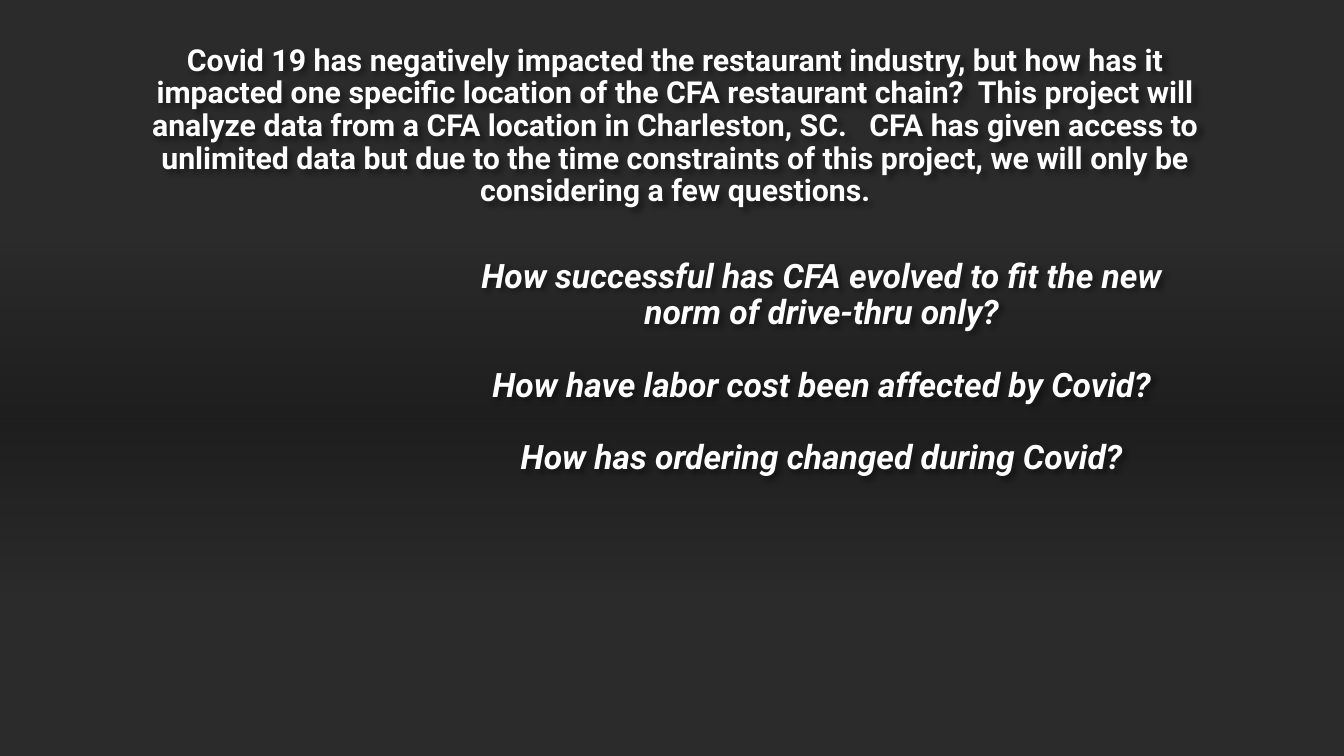
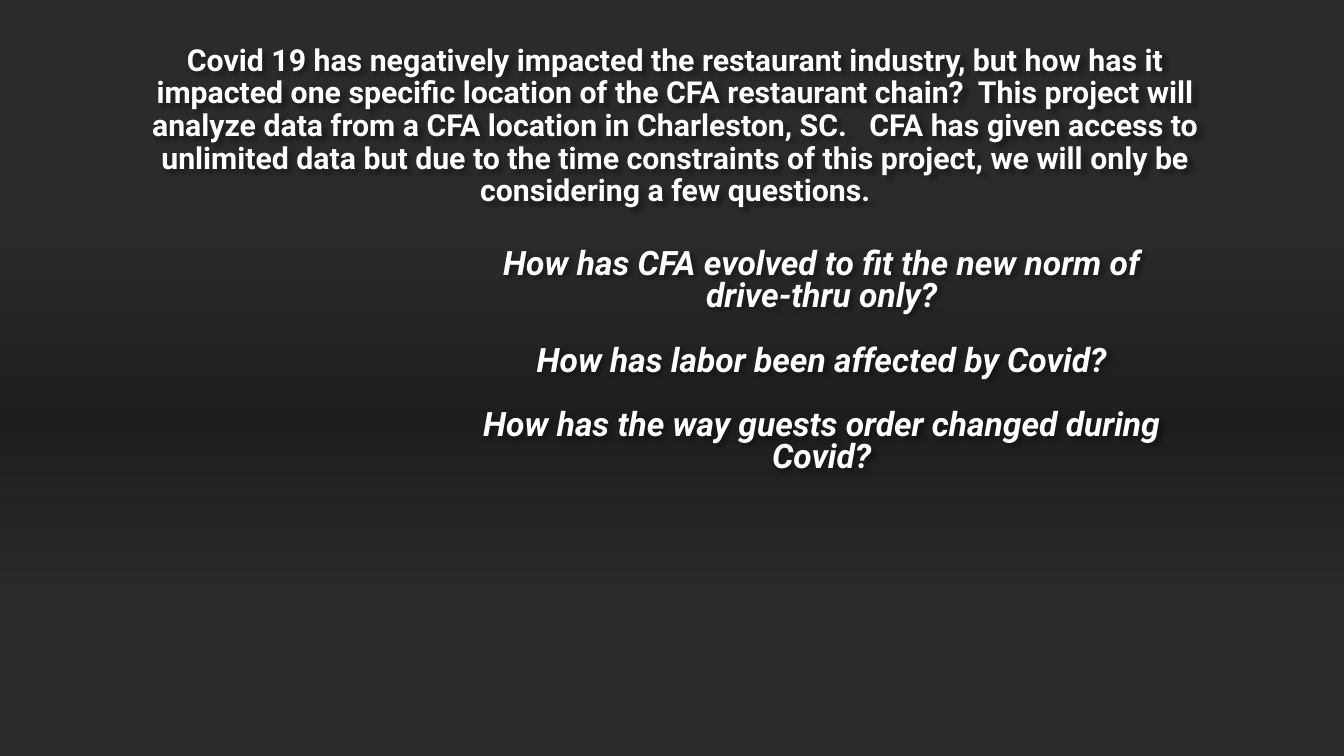
Before and after one commit to East-Coast-Collaboration/Final-Project, a slide deck: slide 4 of Presentation.pptx. Drawn at 1344x756 pixels with LibreOffice and Linux fonts; fonts in the diff are those of the drawing; background and template pictures are left out; a plain dark background stands for a picture behind light text. Boxes give left, top, right and bottom in pixels: in the first picture for what was removed or moved away, otherwise in the second. Text is boxed around its words. In the diff, an @@ line names an element or a change of style, - is before the commit and + after.

Commit message:
Been working a lot this morning on presentation and code
will update you

```diff
--- a/Presentation.pptx
+++ b/Presentation.pptx
@@ text at bbox=[483, 249, 1160, 469]: text changed @@
-How successful has CFA evolved to fit the new norm of drive-thru only?
-How have labor cost been affected by Covid?
-How has ordering changed during Covid?
+How has CFA evolved to fit the new norm of drive-thru only?
+How has labor been affected by Covid?
+How has the way guests order changed during Covid?
```
Also in this commit, not shown: 4 other slides changed, 1 slide added, 3 other files.
